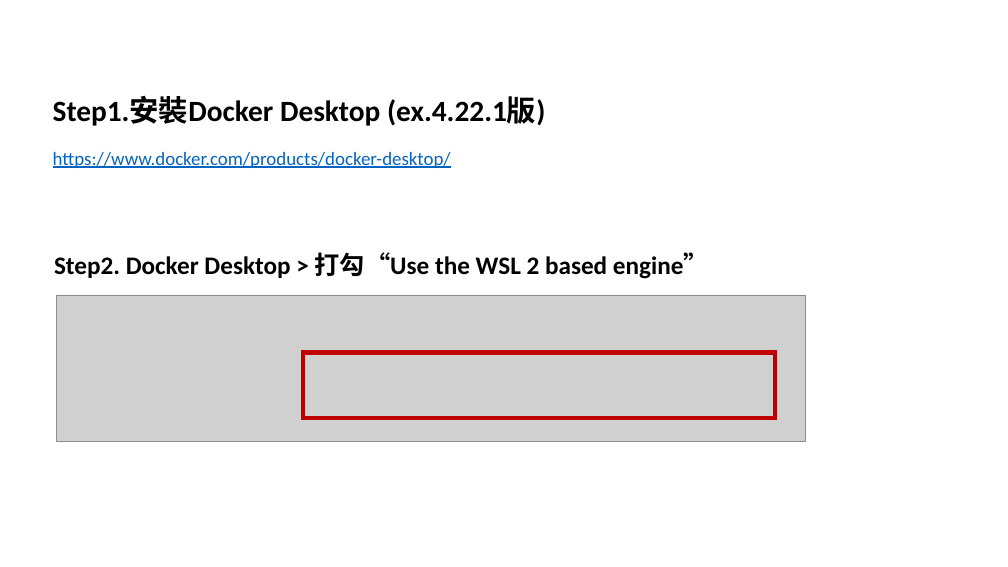
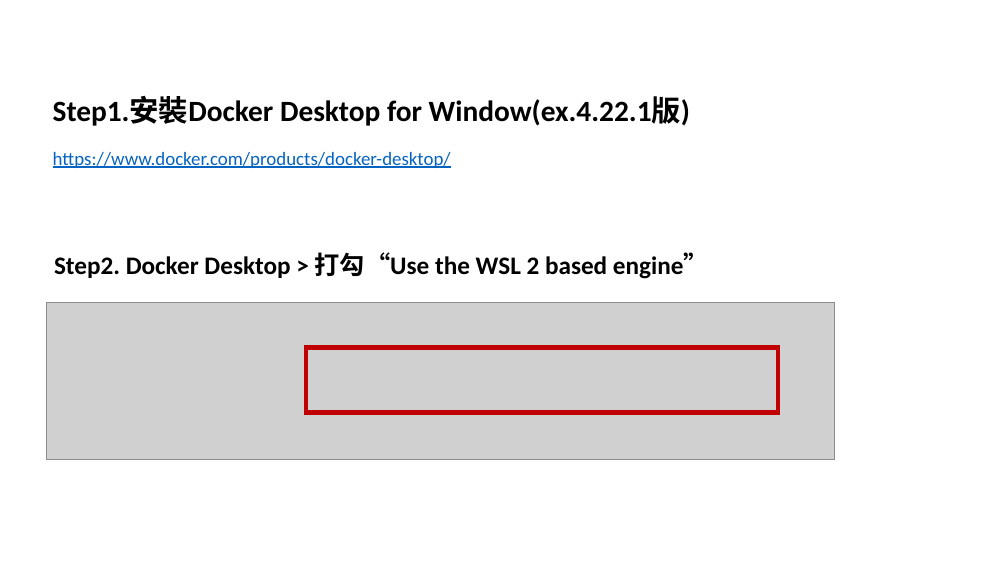
Before and after one commit to CSHIT2023Intern/AI_MeetingMinutes, a slide deck: slide 2 of vs. ASP.NET MVC/AzureMVC/Docker使用.pptx. Drawn at 1008x567 pixels with LibreOffice and Linux fonts; fonts in the diff are those of the drawing; grey boxes stand for pictures. Boxes give left, top, right and bottom in pixels: in the first picture for what was removed or moved away, otherwise in the second. Text is boxed around its words. In the diff, an @@ line names an element or a change of style, - is before the commit and + after.

```diff
--- a/vs. ASP.NET MVC/AzureMVC/Docker使用.pptx
+++ b/vs. ASP.NET MVC/AzureMVC/Docker使用.pptx
@@ text at (x1=53, y1=97, x2=690, y2=126): text changed @@
-Step1.安裝Docker Desktop (ex.4.22.1版)
+Step1.安裝Docker Desktop for Window(ex.4.22.1版)
@@ picture resized from (x1=56, y1=295, x2=805, y2=442) to (x1=47, y1=303, x2=836, y2=460) @@
@@ rectangle moved from (x1=303, y1=352, x2=775, y2=418) to (x1=306, y1=348, x2=778, y2=414) @@
```
Also in this commit, not shown: 2 other slides changed, 4 slides added, 1 slide removed.
